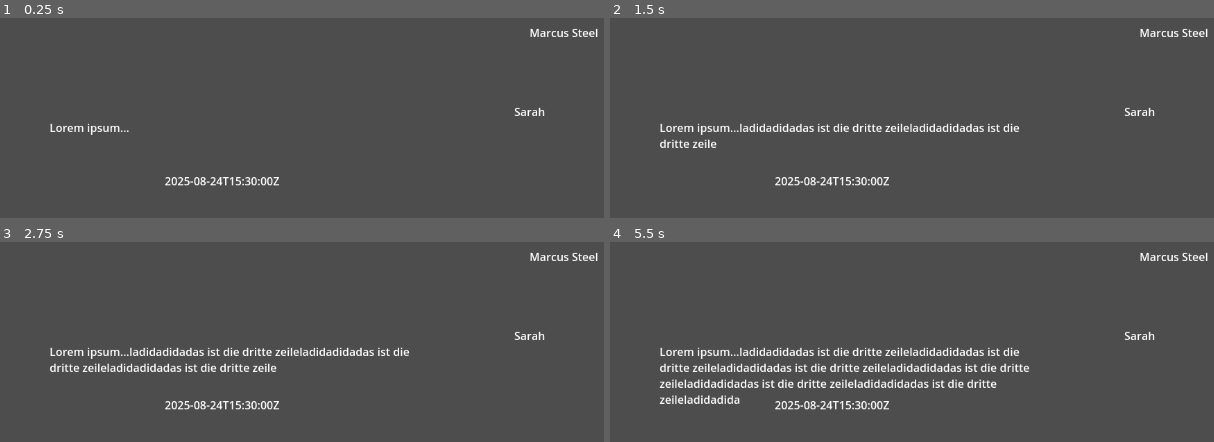
Above: before the commit, frames 1-4 (two rows, left to right).
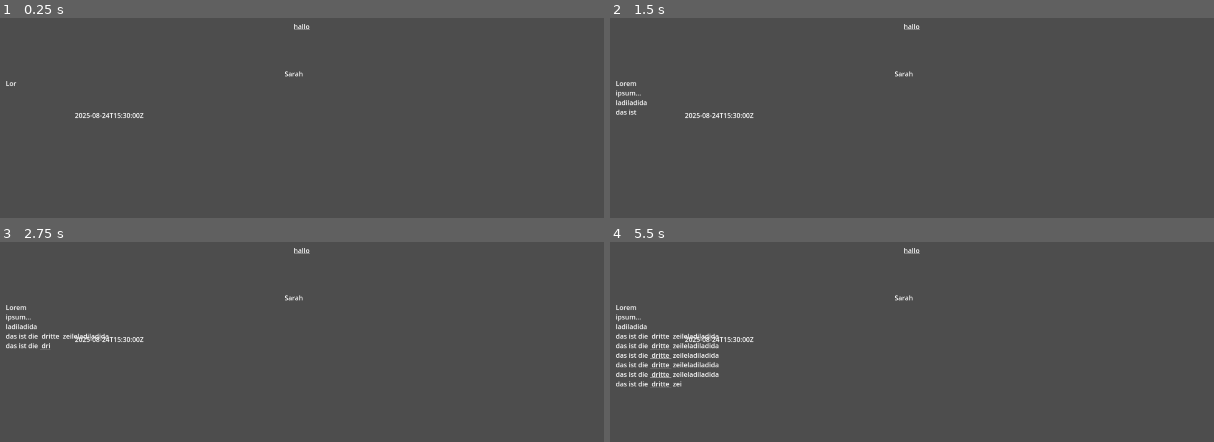
Above: after the commit, the same moments.

Repository: StefanLewin/LastCall
Game: Godot game, scene res://scenes/testmain.tscn
Same seed, same stepped clock (60 frames per second), same inputs: the game is played once before the commit and once after it. The project has no main scene, so this scene is started directly.
Inputs (mouse positions are in pixels of both pictures, inside the frame that each line leads up to):
- Up to frame 1 (0.25 s): no input
- Up to frame 2 (1.5 s): tap Enter (ui_accept) at 0.5, 0.6, 0.77, 1.07, 1.35 s; move the mouse to (outside the picture) at 0.52 s; move the mouse to (outside the picture) at 1.27 s
- Up to frame 3 (2.75 s): tap Enter (ui_accept) at 1.52, 1.82, 2.1 s; move the mouse to (416, 366) at 2.02 s
- Up to frame 4 (5.5 s): tap Enter (ui_accept) at 2.75, 2.85, 3.02, 3.32, 3.6, 3.77, 4.07, 4.35, 4.52, 4.82, 5.1 s; move the mouse to (outside the picture) at 2.77 s; move the mouse to (outside the picture) at 3.52 s; move the mouse to (712, 398) at 4.27 s; move the mouse to (outside the picture) at 5.02 s

The runs differ from the first frame. In frame 1, 1.4% of the frame differs, in the area x 0-100%, y 3-84%; in frame 2, 2.9%; in frame 3, 3.9%; in frame 4, 7.1%.

Commit message:
main scene added

Diff:
--- a/assets/json/example.json
+++ b/assets/json/example.json
@@ -8,9 +8,9 @@
 		  "from": "Sarah",
 		  "time": "2025-08-24T15:30:00Z",
 		  "transcript": [
-			"Lorem ipsum...",
-			"ladidadida",
-			"das ist die dritte zeile"
+			"Lorem \nipsum...\n",
+			"ladiladida\n",
+			"das ist die [url] dritte [/url] zeile"
 			]
 		},
 		{
--- a/manager/dialog_manager.gd
+++ b/manager/dialog_manager.gd
@@ -9,6 +9,7 @@
 var time_text
 var index: int = 0
 var full_call: String
+var text_display_time
 @export var label_call: RichTextLabel
 @export var label_caller_name: RichTextLabel
 @export var label_called_name: RichTextLabel
@@ -18,7 +19,7 @@
 
 func _ready() -> void:
 	calls_dict = load_call_text()
-	_on_display_call("character","phoneCalls", 0)
+	_on_display_call("character", "phoneCalls", 0)
 
 func _process(delta: float) -> void:
 	if Input.is_action_just_pressed("ui_accept"):
@@ -26,6 +27,7 @@
 	else:
 		pass
 
+# call this function to start displaying the call
 func _on_display_call(character_key, phonecalls_key, index_key):
 	if in_progress:
 		next_line()
@@ -56,12 +58,13 @@
 		return test_json_conv.get_data()
 
 func next_line():
-	if index < call_text.size() - 1:
-		index += 1
-		display_call()
-	else:
-		index = 0
-		finish()
+	if call_text != null:
+		if index < call_text.size() - 1:
+			index += 1
+			display_call()
+		else:
+			index = 0
+			finish()
 
 func finish():
 	label_call.text =""
@@ -69,9 +72,12 @@
 
 func display_call():
 	if label_call != null:
+		var tween = get_tree().create_tween()
 		full_call += call_text[index]
-		print(full_call)
+		label_call.visible_characters = full_call.length() - call_text[index].length()
+		text_display_time = 0.1 * (full_call.length() - (full_call.length() - call_text[index].length()))
 		label_call.text = full_call
+		tween.tween_property(label_call, "visible_characters", full_call.length(), text_display_time)
 
 func display_caller_name():
 	if label_caller_name != null:
--- a/project.godot
+++ b/project.godot
@@ -14,6 +14,11 @@
 config/features=PackedStringArray("4.4", "Forward Plus")
 config/icon="res://icon.svg"
 
+[display]
+
+window/size/viewport_width=1920
+window/size/viewport_height=1080
+
 [rendering]
 
 renderer/rendering_method="gl_compatibility"
--- /dev/null
+++ b/scenes/main.gd
@@ -0,0 +1,22 @@
+extends Node2D
+
+func _on_area_paper_mouse_entered() -> void:
+	$PaperHighlights.visible = true
+
+func _on_area_paper_mouse_exited() -> void:
+	$PaperHighlights.visible = false
+
+
+func _on_area_noteblock_mouse_entered() -> void:
+	$NotesHighlights.visible = true
+
+
+func _on_area_noteblock_mouse_exited() -> void:
+	$NotesHighlights.visible = false
+
+func _on_area_archive_mouse_entered() -> void:
+	$ArchiveHighlights.visible = true
+
+
+func _on_area_archive_mouse_exited() -> void:
+	$ArchiveHighlights.visible =  false
--- /dev/null
+++ b/scenes/main.tscn
@@ -0,0 +1,62 @@
+[gd_scene load_steps=6 format=3 uid="uid://dlav4dnhlxjwh"]
+
+[ext_resource type="Texture2D" uid="uid://cto405k1l1wmn" path="res://assets/graphics/desk_lowres.webp" id="1_o5qli"]
+[ext_resource type="Script" uid="uid://bj7iy7b2kbssv" path="res://scenes/main.gd" id="1_tbgi4"]
+[ext_resource type="Texture2D" uid="uid://c04lbl61akrjt" path="res://assets/graphics/paper_highlight_lowres.png" id="3_tefeu"]
+[ext_resource type="Texture2D" uid="uid://cu1meytvf08w5" path="res://assets/graphics/notes_highlight_lowres.webp" id="4_o6xl0"]
+[ext_resource type="Texture2D" uid="uid://dd7t16djviumx" path="res://assets/graphics/archive_highlight_lowres.webp" id="5_tipki"]
+
+[node name="Main" type="Node2D"]
+script = ExtResource("1_tbgi4")
+
+[node name="background" type="Sprite2D" parent="."]
+texture = ExtResource("1_o5qli")
+offset = Vector2(960, 540)
+
+[node name="AreaPaper" type="Area2D" parent="."]
+
+[node name="CollisionPolygon2D" type="CollisionPolygon2D" parent="AreaPaper"]
+polygon = PackedVector2Array(1132, 330, 1110, 456, 1103, 564, 1117, 728, 1133, 876, 1110, 904, 1116, 949, 709, 957, 686, 865, 638, 663, 625, 554, 629, 495, 621, 368, 651, 365, 649, 332, 855, 318, 1036, 314)
+
+[node name="AreaNoteblock" type="Area2D" parent="."]
+
+[node name="CollisionPolygon2D" type="CollisionPolygon2D" parent="AreaNoteblock"]
+polygon = PackedVector2Array(1316, 523, 1336, 500, 1551, 491, 1597, 512, 1597, 552, 1658, 891, 1622, 935, 1313, 955, 1303, 725)
+
+[node name="AreaArchive" type="Area2D" parent="."]
+
+[node name="CollisionPolygon2D" type="CollisionPolygon2D" parent="AreaArchive"]
+polygon = PackedVector2Array(1, 657, 287, 647, 396, 650, 447, 707, 468, 912, 484, 1080, 1, 1079)
+
+[node name="AreaPhone" type="Area2D" parent="."]
+
+[node name="CollisionPolygon2D" type="CollisionPolygon2D" parent="AreaPhone"]
+polygon = PackedVector2Array(252, 27, 374, 59, 429, 113, 473, 296, 417, 383, 305, 494, 263, 497, 86, 396, 49, 229, 93, 158, 214, 41)
+
+[node name="AreaMug" type="Area2D" parent="."]
+visible = false
+
+[node name="CollisionPolygon2D" type="CollisionPolygon2D" parent="AreaMug"]
+polygon = PackedVector2Array(977, 0, 951, 32, 952, 75, 977, 133, 1034, 158, 1087, 146, 1106, 128, 1149, 139, 1174, 132, 1162, 111, 1130, 82, 1129, 47, 1120, 9, 1112, 0)
+
+[node name="PaperHighlights" type="Sprite2D" parent="."]
+visible = false
+texture = ExtResource("3_tefeu")
+offset = Vector2(960, 540)
+
+[node name="NotesHighlights" type="Sprite2D" parent="."]
+visible = false
+texture = ExtResource("4_o6xl0")
+offset = Vector2(960, 540)
+
+[node name="ArchiveHighlights" type="Sprite2D" parent="."]
+visible = false
+texture = ExtResource("5_tipki")
+offset = Vector2(960, 540)
+
+[connection signal="mouse_entered" from="AreaPaper" to="." method="_on_area_paper_mouse_entered"]
+[connection signal="mouse_exited" from="AreaPaper" to="." method="_on_area_paper_mouse_exited"]
+[connection signal="mouse_entered" from="AreaNoteblock" to="." method="_on_area_noteblock_mouse_entered"]
+[connection signal="mouse_exited" from="AreaNoteblock" to="." method="_on_area_noteblock_mouse_exited"]
+[connection signal="mouse_entered" from="AreaArchive" to="." method="_on_area_archive_mouse_entered"]
+[connection signal="mouse_exited" from="AreaArchive" to="." method="_on_area_archive_mouse_exited"]
--- a/scenes/testmain.tscn
+++ b/scenes/testmain.tscn
@@ -6,11 +6,10 @@
 layout_mode = 3
 anchors_preset = 0
 
-[node name="DialogManagerComponent" type="Node" parent="." node_paths=PackedStringArray("label_call", "label_caller_name", "label_called_name", "label_time")]
+[node name="DialogManagerComponent" type="Node" parent="." node_paths=PackedStringArray("label_call", "label_called_name", "label_time")]
 script = ExtResource("1_fny4c")
 calls_text_file = "res://assets/json/example.json"
 label_call = NodePath("../LabelCall")
-label_caller_name = NodePath("../LabelCaller")
 label_called_name = NodePath("../LabelCalled")
 label_time = NodePath("../LabelTime")
 metadata/_custom_type_script = "uid://drprf1ww1026r"
@@ -21,7 +20,7 @@
 offset_top = 148.0
 offset_right = 727.0
 offset_bottom = 391.0
-meta_underlined = false
+bbcode_enabled = true
 
 [node name="LabelCaller" type="RichTextLabel" parent="."]
 layout_mode = 0
@@ -29,6 +28,8 @@
 offset_top = 11.0
 offset_right = 1148.0
 offset_bottom = 154.0
+bbcode_enabled = true
+text = "[url]hallo[/url]"
 
 [node name="LabelCalled" type="RichTextLabel" parent="."]
 layout_mode = 0
Binary file added: assets/graphics/archive_highlight_lowres.webp
Not shown, added: assets/graphics/archive_highlight_lowres.webp.import
Binary file added: assets/graphics/desk_lowres.webp
Not shown, added: assets/graphics/desk_lowres.webp.import
Binary file added: assets/graphics/notes_highlight_lowres.webp
Not shown, added: assets/graphics/notes_highlight_lowres.webp.import
Binary file added: assets/graphics/paper_highlight_lowres.png
Not shown, added: assets/graphics/paper_highlight_lowres.png.import
Not shown, added: scenes/main.gd.uid
Not shown, changed: README.md
